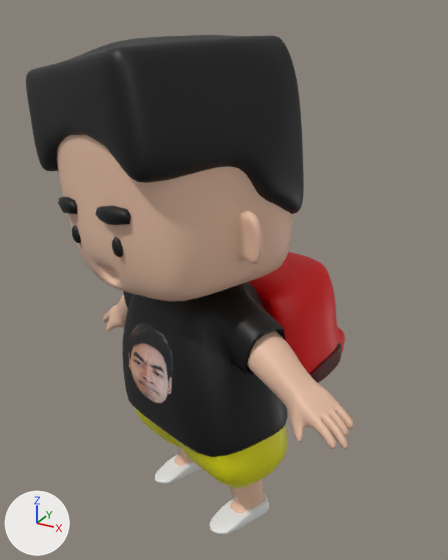
Before and after pictures for a commit that changed the glTF model public/untitled.gltf.
One viewpoint serves both versions: a 50 mm camera at (4.03, -6.68, 6.79) aimed at (0.1, 0.47, 3.21). The lights are fixed; the arrows at lower left show +X, +Y and +Z. Where no turn or scale is listed for an object, it has been applied to the vertices. Vertices at the same position are counted once.

Objects in the first picture: 'SD2'.
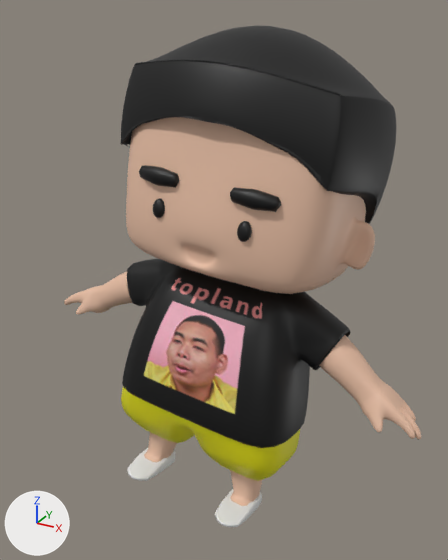
The change, as a list of edits to the scene's bpy script:
```text
Change mat_lambert9sg:
    mat_lambert9sg.texture: img_sd2__1 -> img_topland
Change me_sd2:
    remove me_sd2.from_pydata(...)  # 12617 vertices, 24848 faces; spans x -2.77..2.58, y -1.6..2.26, z -0.3..6.5
    add me_sd2.from_pydata(...)  # 10242 vertices, 20104 faces; spans x -2.84..3.13, y -0.82..2.53, z -0.18..6.58
    me_sd2 part 1: the loose piece of 758 vertices spanning x -1.85..1.44, y -1.12..1.09, z 1.09..3.45 is multiplied about its middle by the matrix ((0.886, -0.403, 0.229), (0.353, 0.907, 0.229), (-0.301, -0.122, 0.946)), then moved by (0.33, 0.25, 0.09)
    me_sd2 part 2: the loose piece of 495 vertices spanning x -1.32..1.41, y -1.06..1.02, z 0.35..1.58 is copied, and the copy is multiplied about its middle by the matrix ((0.886, -0.403, 0.229), (0.353, 0.907, 0.229), (-0.301, -0.122, 0.946)), then moved by (0.01, 0.04, 0.08); it spans x -1.27..1.44, y -0.64..0.83, z 0.46..1.65
    me_sd2 part 3: the loose piece of 26 vertices spanning x -0.69..-0.09, y -1.43..-1.09, z 4.47..4.72 is multiplied about its middle by the matrix ((0.886, -0.403, 0.229), (0.353, 0.907, 0.229), (-0.301, -0.122, 0.946)), then moved by (1.39, 0.83, 0.17)
    me_sd2 part 4: the loose piece of 382 vertices spanning x -0.47..-0.29, y -1.32..-1.18, z 4.07..4.32 is multiplied about its middle by the matrix ((0.886, -0.403, 0.229), (0.353, 0.907, 0.229), (-0.301, -0.122, 0.946)), then moved by (1.29, 0.74, 0.19)
    me_sd2 part 5: the loose piece of 26 vertices spanning x -1.88..-1.32, y -0.91..-0.47, z 4.26..4.51 is multiplied about its middle by the matrix ((0.886, -0.403, 0.229), (0.353, 0.907, 0.229), (-0.301, -0.122, 0.946)), then moved by (1.25, 0.3, 0.47)
    me_sd2 part 6: the loose piece of 382 vertices spanning x -1.57..-1.4, y -0.8..-0.65, z 3.88..4.13 is multiplied about its middle by the matrix ((0.886, -0.403, 0.229), (0.353, 0.907, 0.229), (-0.301, -0.122, 0.946)), then moved by (1.16, 0.26, 0.46)
    me_sd2 part 7: the loose piece of 653 vertices spanning x 0.36..2.58, y -1.37..-0.04, z 2.32..3.35 is multiplied about its middle by the matrix ((0.886, -0.403, 0.229), (0.353, 0.907, 0.229), (-0.301, -0.122, 0.946)), then moved by (0.55, 1.04, -0.36)
    me_sd2 part 8: the loose piece of 233 vertices spanning x -0.79..-0.22, y -0.1..0.62, z -0.26..0.63 is multiplied about its middle by the matrix ((0.886, -0.403, 0.229), (0.353, 0.907, 0.229), (-0.301, -0.122, 0.946)), then moved by (-0.22, -0.36, 0.25)
    me_sd2 part 9: the loose piece of 653 vertices spanning x -2.77..-0.78, y 0.23..1.47, z 1.48..3.07 is multiplied about its middle by the matrix ((0.886, -0.403, 0.229), (0.353, 0.907, 0.229), (-0.301, -0.122, 0.946)), then moved by (0.17, -0.39, 0.45)
    me_sd2 part 10: the loose piece of 770 vertices spanning x -0.87..-0.2, y -0.28..0.65, z -0.3..-0.04 is multiplied about its middle by the matrix ((0.886, -0.403, 0.229), (0.353, 0.907, 0.229), (-0.301, -0.122, 0.946)), then moved by (-0.27, -0.45, 0.29)
    me_sd2 part 11: the loose piece of 2513 vertices spanning x -2.22..1.24, y -1.37..1.55, z 2.78..5.88 is rebuilt with 2513 vertices and now spans x -1.53..2.17, y -0.54..2.07, z 2.81..5.96
    me_sd2 part 12: the loose piece of 2349 vertices spanning x -2.49..1.32, y -1.6..1.74, z 4.0..6.5 is rebuilt with 2348 vertices and now spans x -1.41..2.1, y -0.44..2.53, z 3.69..6.58
    me_sd2 part 13: the loose piece of 1602 vertices spanning x -0.57..1.65, y 0.31..2.26, z 1.32..3.44 is deleted
    me_sd2 part 14: the loose piece of 386 vertices spanning x 1.44..1.7, y 0.55..1.34, z 1.75..2.23 is deleted
    me_sd2 part 15: 3 vertices moved within x 0.73..0.96, y -0.69..-0.27, z -0.02..0.1; 1494 vertices removed from x -1.32..1.41, y -1.06..1.02, z -0.06..1.58; 999 vertices added at x 0.51..1.04, y -0.82..0.25, z -0.18..0.77
    remove me_sd2.materials.append(mat_material_002)  # red #e70002
    remove me_sd2.materials.append(mat_material_008)  # dark red #591d1b
```

What differs and where, as boxes [x1, y1, x2, y2] in the pictures (448 x 560 px; the box of a moved part takes in the faces that stretch with it):
'SD2', surface changed, reshaped (9% wider)
    before: [26, 35, 354, 535]
    after: [64, 25, 421, 527]
part 1 of me_sd2, moved or reshaped
    before: [122, 282, 288, 457]
    after: [122, 258, 351, 448]
part 2 of me_sd2, added (yellow)
    after: [121, 387, 300, 481]
part 3 of me_sd2, moved or reshaped
    before: [96, 205, 131, 225]
    after: [230, 187, 281, 212]
part 4 of me_sd2, moved or reshaped
    before: [112, 237, 123, 257]
    after: [237, 221, 252, 242]
part 5 of me_sd2, moved or reshaped
    before: [58, 197, 77, 214]
    after: [139, 165, 180, 188]
part 6 of me_sd2, moved or reshaped
    before: [72, 225, 81, 243]
    after: [153, 198, 165, 218]
part 7 of me_sd2, moved or reshaped
    before: [247, 331, 354, 449]
    after: [319, 335, 421, 439]
part 8 of me_sd2, moved or reshaped
    before: [174, 446, 193, 466]
    after: [144, 432, 177, 462]
part 9 of me_sd2, moved or reshaped
    before: [103, 294, 128, 331]
    after: [64, 271, 133, 315]
part 10 of me_sd2, moved or reshaped
    before: [155, 454, 202, 484]
    after: [127, 448, 175, 481]
part 11 of me_sd2, rebuilt
    before: [57, 135, 293, 302]
    after: [126, 117, 375, 294]
part 12 of me_sd2, rebuilt (11% taller)
    before: [26, 35, 304, 214]
    after: [121, 25, 396, 224]
part 13 of me_sd2, deleted (red)
    before: [248, 252, 345, 374]
part 14 of me_sd2, deleted (brown)
    before: [310, 343, 341, 383]
part 15 of me_sd2, moved or reshaped
    before: [134, 407, 287, 535]
    after: [215, 470, 263, 527]
